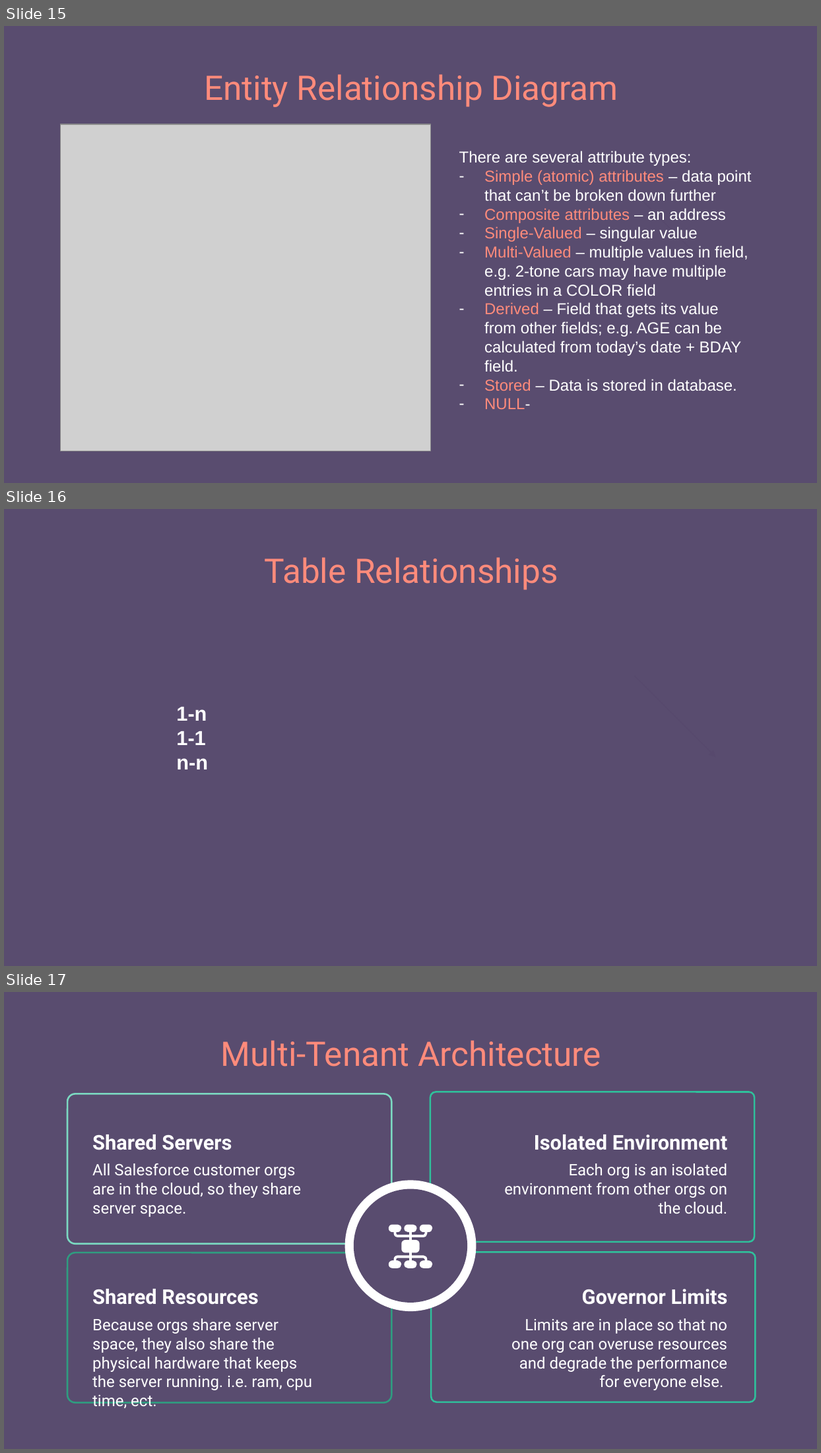
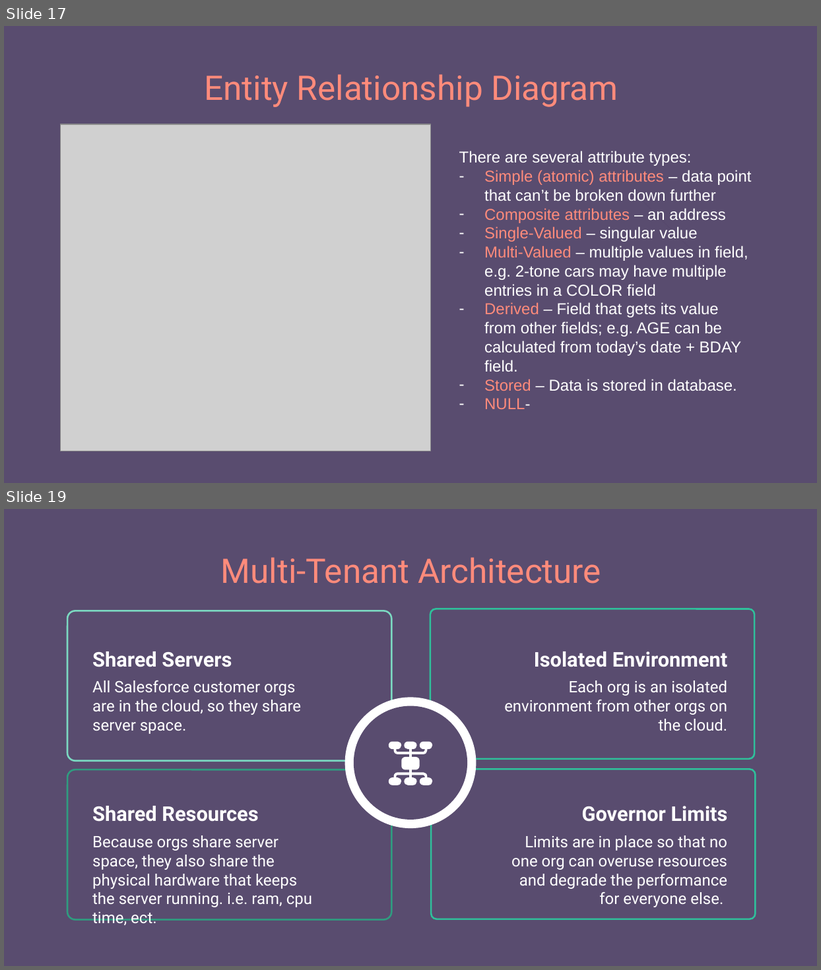
Before and after one commit to 250407-NET-FS/other-trainer-code, a slide deck: SQL/SQL.pptx. Shown one above the other, each under a label of ours: slides 15, 16 and 17 before the commit, slides 17 and 19 after it; the slides between them are not shown. The pictures are 821x1453 and 821x970 pixels, drawn with LibreOffice and Linux fonts; fonts in the diff are those of the drawing; grey boxes stand for pictures. Boxes give left, top, right and bottom in pixels: in the first picture for what was removed or moved away, otherwise in the second. Text is boxed around its words. In the diff, an @@ line names an element or a change of style, - is before the commit and + after.

```diff
--- a/SQL/SQL.pptx
+++ b/SQL/SQL.pptx
@@ slide 16 removed at [4,509,817,966], background #594C6F @@
@@ title removed at [264,557,558,590] @@
-Table Relationships
@@ arrow removed from (635, 677) to (716, 758) @@
@@ text removed at [176,707,208,770] @@
-1-n
-1-1
-n-n
@@ what was slide 15 is now slide 17 @@
@@ what was slide 17 is now slide 19 @@
```
Also in this commit, not shown: 2 slides changed, 3 slides added, 3 other files.
